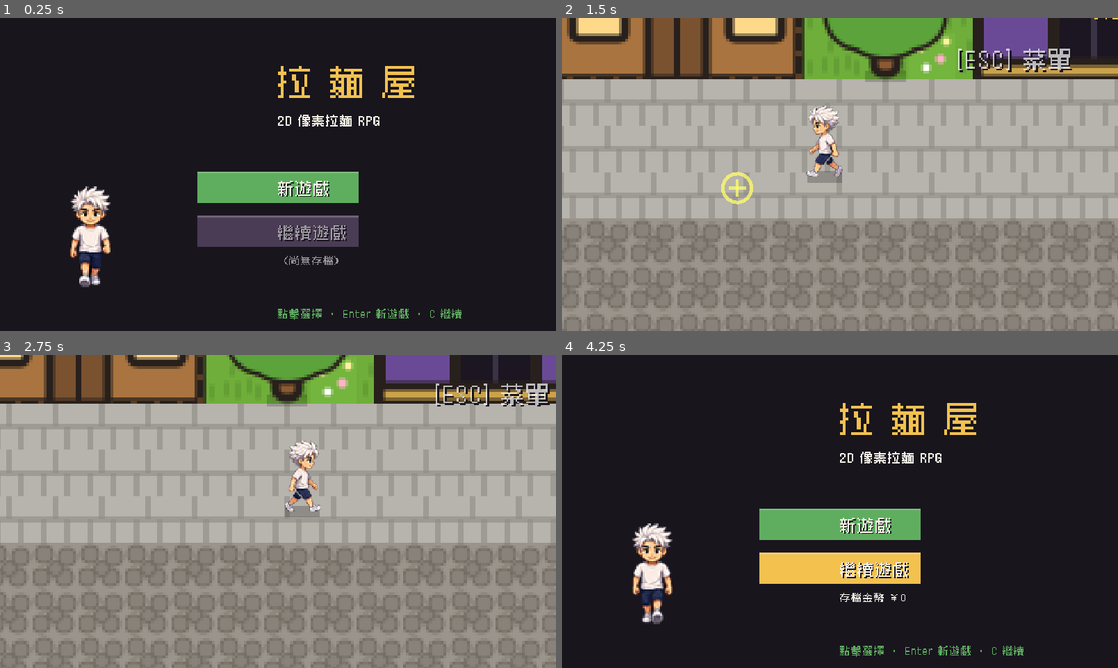
Above: before the commit, frames 1-4 (two rows, left to right).
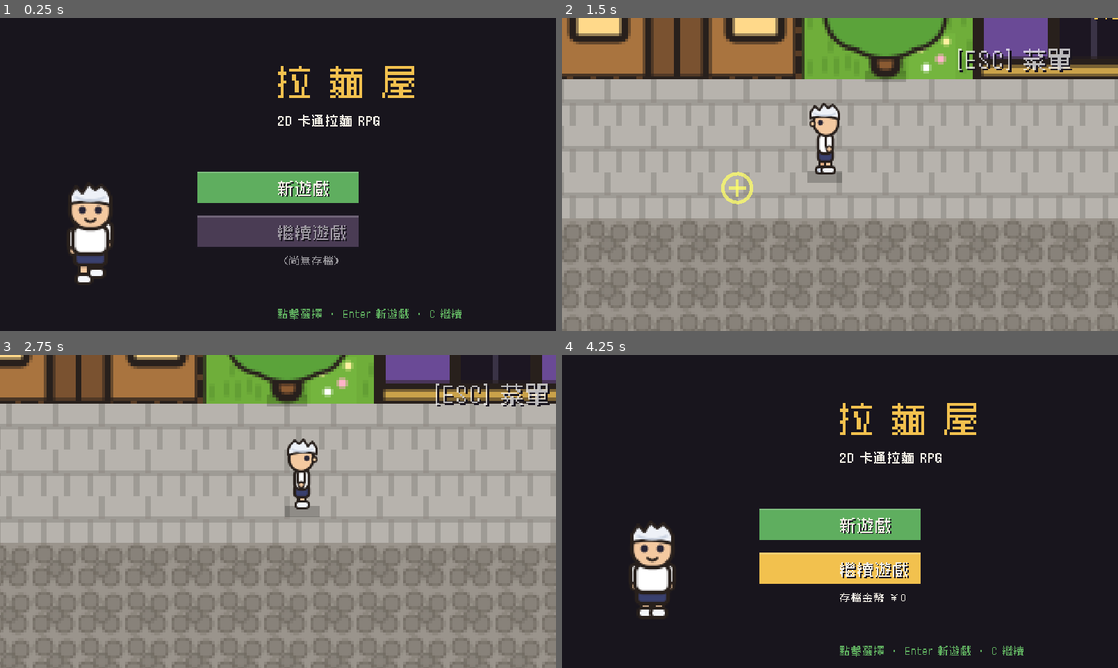
Above: after the commit, the same moments.

Repository: meloalright/ramen-ya
Game: Godot game, scene res://scenes/Menu.tscn
Same seed, same stepped clock (60 frames per second), same inputs: the game is played once before the commit and once after it.
Inputs (mouse positions are in pixels of both pictures, inside the frame that each line leads up to):
- Up to frame 1 (0.25 s): no input
- Up to frame 2 (1.5 s): tap Enter at 0.5 s; move the mouse to (962, 158) at 0.52 s; hold D 0.53-1.25 s; tap E at 0.6 s; click (962, 158) at 0.67 s; tap Space at 0.77 s; drag from (728, 190) to (812, 237) at 1.27 s
- Up to frame 3 (2.75 s): move the mouse to (333, 442) at 2.02 s; hold D from 2.03 s (still down); tap Enter at 2.1 s; tap E at 2.3 s
- Up to frame 4 (4.25 s): release D at 2.75 s; drag from (812, 574) to (673, 464) at 2.77 s; move the mouse to (1006, 558) at 3.52 s; hold A from 3.53 s (still down); tap C at 3.6 s; tap Space at 3.77 s; tap E at 3.8 s; tap Escape at 4.15 s

The runs differ from the first frame. In frame 1, 1.6% of the frame differs, in the area x 12-59%, y 30-86%; in frame 2, 0.9%; in frame 3, 0.9%; in frame 4, 1.7%.

Commit message:
art: cartoon (SVG) character, held icons, backdrop, app icon — sweep complete
- Hero walk spritesheet redrawn as SVG (big-head cartoon, tousled white
  hair, 4-frame walk x 3 directions): assets/character/gen_svg.py
- Held-item icons (ladle, noodle clump) as cartoon SVG
- Title/menu ramen-stall backdrop redrawn as a cartoon scene (env/gen_svg.py)
- App icon + iOS sizes redrawn as a cartoon ramen bowl (icon/gen_svg.py)
- Updated 像素->卡通 labels; re-subset font

The whole game is now American-cartoon SVG art (world, interior, cooking,
character, UI, icon).

Co-Authored-By: Claude Opus 4.8 (1M context) <noreply@anthropic.com>

Diff:
--- a/scripts/Main.gd
+++ b/scripts/Main.gd
@@ -605,7 +605,7 @@
 	_draw_chef(Vector2(64, 262), 118)
 	draw_rect(Rect2(0, 224, W, 46), Color(0.07, 0.06, 0.09, 0.8))
 	_title_text("拉 麵 屋", Vector2(244, 242), 20, COL_YELLOW)
-	_title_text("2D 像素拉麵店  試玩版", Vector2(242, 256), 10, COL_WHITE)
+	_title_text("2D 卡通拉麵店  試玩版", Vector2(242, 256), 10, COL_WHITE)
 	_title_text("[ 點擊或空白鍵 開始 ]   [ ESC 返回店內 ]", Vector2(242, 267), 9,
 		COL_GREEN if _blink() else COL_WHITE)
 
--- a/scripts/Menu.gd
+++ b/scripts/Menu.gd
@@ -99,7 +99,7 @@
 
 	# title
 	_ctext("拉 麵 屋", Vector2(240, 64), 30, COL_YELLOW)
-	_ctext("2D 像素拉麵 RPG", Vector2(240, 92), 11, COL_WHITE)
+	_ctext("2D 卡通拉麵 RPG", Vector2(240, 92), 11, COL_WHITE)
 
 	# walking chef on the left
 	_draw_chef(Vector2(78, 232), 92)
Binary file changed: assets/chef_sheet.png
Binary file changed: assets/cook/td_pot_noodle.png
Binary file changed: assets/cook/td_pot_soup.png
Binary file changed: assets/fonts/zpix.ttf
Binary file changed: assets/icon/icon_1024.png
Binary file changed: assets/icon/ios/ipad_152.png
Binary file changed: assets/icon/ios/ipad_167.png
Binary file changed: assets/icon/ios/ipad_76.png
Binary file changed: assets/icon/ios/iphone_120.png
Binary file changed: assets/icon/ios/iphone_180.png
Binary file changed: assets/icon/ios/notification_40.png
Binary file changed: assets/icon/ios/notification_60.png
(and 7 more such lines)
